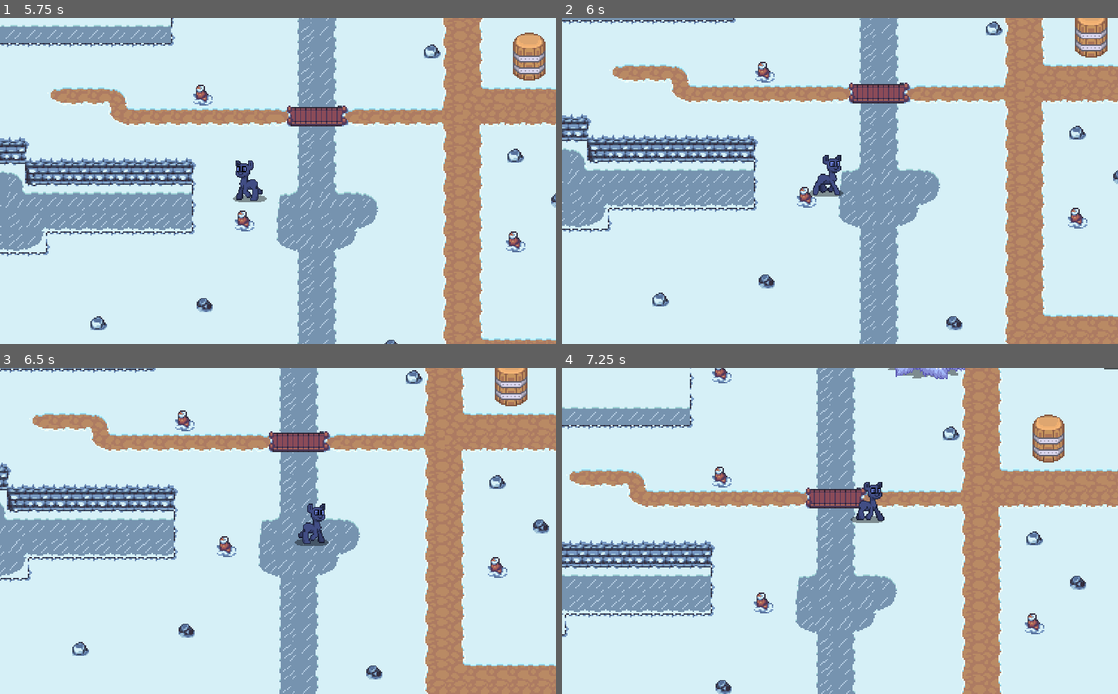
Above: before the commit, frames 1-4 (two rows, left to right).
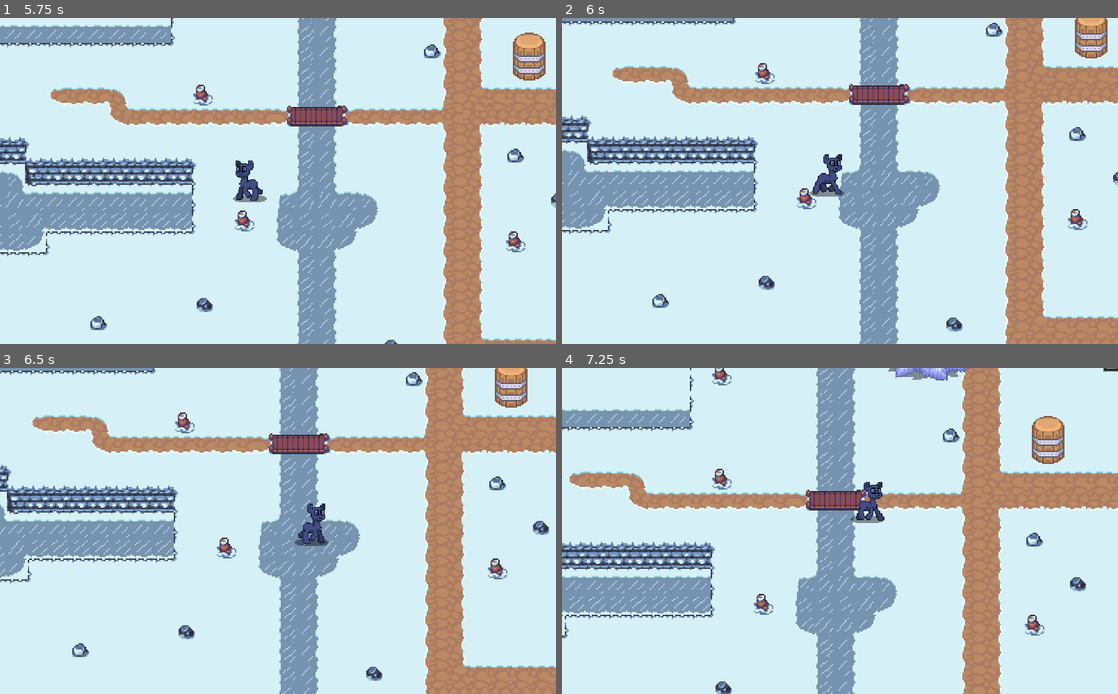
Above: after the commit, the same moments.

Repository: VaJau2/HideNSeek
Game: Godot game, scene res://Scenes/Main.tscn
Two runs of this game, one before a commit and one after it. Both use one fixed random seed, a clock stepped at 60 frames per second and the inputs below.
Inputs:
- Up to frame 1 (5.75 s): tap Enter (ui_accept) at 0.5, 0.77, 1.52, 3.02, 3.77, 4.52 s; hold Right (ui_right) 0.53-1.28 s; hold Down (ui_down) 1.28-2.03 s; hold Right (ui_right) 2.03-2.78 s; hold Up (ui_up) 2.78-3.53 s; hold Left (ui_left) 3.53-5.03 s; hold Down (ui_down) from 5.03 s (still down)
- Up to frame 2 (6 s): release Down (ui_down) at 5.78 s; hold Right (ui_right) from 5.78 s (still down)
- Up to frame 3 (6.5 s): keep holding Right (ui_right); tap Enter (ui_accept) at 6.02 s
- Up to frame 4 (7.25 s): release Right (ui_right) at 6.53 s; hold Up (ui_up) from 6.53 s (still down); tap Enter (ui_accept) at 6.77 s

Frame 1 is identical in both runs. In frame 2, 8.5% of the frame differs, in the area x 0-100%, y 0-100%; in frame 3, 8.6%; in frame 4, 8.7%.

Commit message:
added search characters in air

Diff:
--- a/Assets/Scripts/Characters/Character.gd
+++ b/Assets/Scripts/Characters/Character.gd
@@ -36,6 +36,9 @@
 	"ice": 400
 }
 
+const SEE_IDLE_INCREMENT   = 3
+const SEE_HIDING_INCREMENT = 1
+
 
 func changeAnimation(newAnimation: String) -> void:
 	anim.current_animation = newAnimation
@@ -57,6 +60,12 @@
 		changeAnimation(temp_anim)
 	else:
 		velocity = Vector2(0, 0)
+
+
+func getSeeValueIncrement() -> int:
+	if hiding_in_prop: return -1
+	if is_hiding: return SEE_HIDING_INCREMENT
+	return SEE_IDLE_INCREMENT
 
 
 func _checkIceWalking() -> void:
--- a/Assets/Scripts/Characters/NPC.gd
+++ b/Assets/Scripts/Characters/NPC.gd
@@ -22,6 +22,7 @@
 var waitTime = 0
 
 var targetPlace = null
+var targetPosition = Vector2.ZERO
 var tempCloseDistance = CLOSE_DISTANCE
 
 onready var navigation = get_node("/root/Main/navigation")
@@ -31,8 +32,14 @@
 const SEARCH_CHANCE = 0.7
 const FAIL_SAY_CHANCE = 0.5
 const SEARCHED_PLACES_COUNT = 7
+const NEED_CHECK_VALUE = 0.1
+const CHECK_SEE_TIMER = 0.5
 onready var seekArea = get_node("seekArea")
+onready var raycast = get_node("raycast")
 var searchedPlaceNames = []
+var charactersISee = {} # key = name, values = (character, seeValue)
+var lastSeePoint: Vector2
+var checkLastSeeTimer = 0
 
 #переменные для прячущегося
 const HIDE_CHANCE = 0.8
@@ -51,34 +58,35 @@
 		G.STATE.IDLE:
 			if startDialogueId.length() > 0:
 				dialogue_id = "TestAgain"
-				targetPlace = null
+				targetPosition = Vector2.ZERO
 		G.STATE.SEARCHING:
 			dialogue_id = ""
 			waitTime = G.HIDING_TIME
 			waitState = waitStates.waiting
 			changeAnimation("wait")
-			if !(self in get_parent().characters):
-				get_parent().addCharacter(self)
-
-
-func goTo(object: Node2D, distance = null) -> void:
-	targetPlace = object
-	path = navigation.get_simple_path(global_position, targetPlace.global_position)
-
-	tempCloseDistance = CLOSE_DISTANCE
-	if distance:
-		tempCloseDistance = distance
+			raycast.enabled = true
+
+	#добавляем стартовую позицию для возвращения туда
+	#во время перезапуска
+	if newState != G.STATE.IDLE:
+		if !(self in get_parent().characters):
+			get_parent().addCharacter(self)
+
+
+func goTo(position: Vector2, distance = null) -> void:
+	targetPosition = position
+	path = navigation.get_simple_path(global_position, targetPosition)
+	tempCloseDistance = distance if distance else CLOSE_DISTANCE
 
 
 func _getRandomPoint() -> void:
 	if state == G.STATE.IDLE || is_hiding:
 		return
 
-	if targetPlace == null:
-		var newPlace = null
+	if targetPosition == Vector2.ZERO:
 		var randNum = randi() % G.randomSpots.size()
-		newPlace = G.randomSpots[randNum]
-		goTo(newPlace)
+		targetPlace = G.randomSpots[randNum]
+		goTo(targetPlace.global_position)
 
 
 func setFlipX(flipOn: bool) -> void:
@@ -100,15 +108,14 @@
 func _sayAfterWaiting() -> void:
 	if waitState == waitStates.waiting:
 		showMessage("searching", "start", 2)
+	waitState = waitStates.none
 
 
 func _updateWalking(delta) -> void:
 	if waitTime > 0:
 		waitTime -= delta
-	elif targetPlace != null:
+	elif targetPosition != Vector2.ZERO:
 		_sayAfterWaiting()
-		waitState = waitStates.none
-		var targetPosition = targetPlace.global_position
 		var tempDistance = global_position.distance_to(targetPosition)
 		if tempDistance > tempCloseDistance:
 			is_running = (tempDistance > RUN_DISTANCE)
@@ -122,41 +129,93 @@
 					path.remove(0)
 		else:
 			#когда нпц пришел к точке
+			targetPosition = Vector2.ZERO
 			waitTime = WAIT_TIME
-			if targetPlace is HidingSpot:
-				if state == G.STATE.HIDING:
-					setHide(true)
-					targetPlace.interact(null, self)
-				if state == G.STATE.SEARCHING:
-					waitState = waitStates.searching
-					changeAnimation("use")
-					targetPlace.search(self)
-					waitTime = SEARCH_WAIT_TIME
-			targetPlace = null
-
-
-#TODO: добавить Character'ов
+			if targetPlace:
+				if targetPlace is HidingSpot:
+					if state == G.STATE.HIDING:
+						setHide(true)
+						targetPlace.interact(null, self)
+					if state == G.STATE.SEARCHING:
+						waitState = waitStates.searching
+						changeAnimation("use")
+						targetPlace.search(self)
+						waitTime = SEARCH_WAIT_TIME
+				targetPlace = null
+
+
+#проверяем точку, в которой видели кого-то последний раз
+func _checkLastSeePoint(delta) -> bool:
+	if checkLastSeeTimer > 0:
+		checkLastSeeTimer -= delta
+		targetPlace = null
+		goTo(lastSeePoint)
+	else:
+		lastSeePoint = Vector2.ZERO
+
+	return checkLastSeeTimer > 0
+
+
+#проходим по всем неписям в списке видимых, прибавляем их seeValue
+#если он больше CHECK_SEE_TIMER, "находим" их
+func _checkSeeCharacters(delta) -> void:
+	if charactersISee.size() > 0:
+		for chName in charactersISee:
+			var body = charactersISee[chName].character
+			var increment = body.getSeeValueIncrement() * delta
+			charactersISee[chName].seeValue += increment
+
+			#если стоим с закрытыми глазами, но кто-то ждет рядом
+			#считаем его замеченным, но пока не палим с:
+			if waitState == waitStates.waiting:
+				return
+
+			#идем проверять
+			if charactersISee[chName].seeValue >= NEED_CHECK_VALUE \
+			&& lastSeePoint == Vector2.ZERO:
+				lastSeePoint = body.global_position
+				checkLastSeeTimer = CHECK_SEE_TIMER
+				showMessage("searching", "checkSee", 1)
+
+			#палим
+			if charactersISee[chName].seeValue >= CHECK_SEE_TIMER:
+				sayAfterSearching(true)
+				body.setState(G.STATE.IDLE)
+				setState(G.STATE.IDLE)
+
+
 func _on_seekArea_body_entered(body):
+	if body == self:
+		return
+
 	if state == G.STATE.HIDING:
 		if body is HidingSpot \
 			&& !(targetPlace is HidingSpot) \
 			&& randf() <= HIDE_CHANCE:
-				goTo(body)
+				targetPlace = body
+				goTo(body.global_position)
 
 	if state == G.STATE.SEARCHING:
 		if body is HidingSpot \
 			&& !(targetPlace is HidingSpot) \
 			&& !(body.name in searchedPlaceNames) \
 			&& randf() <= SEARCH_CHANCE:
-				goTo(body)
+				targetPlace = body
+				goTo(body.global_position)
 				searchedPlaceNames.append(body.name)
 				if searchedPlaceNames.size() == SEARCHED_PLACES_COUNT:
 					searchedPlaceNames.clear()
 
-
-#TODO: добавить Character'ов
+	if body is Character:
+		charactersISee[body.name] = {
+			"character": body,
+			"seeValue": 0
+		}
+
+
 func _on_seekArea_body_exited(body):
-	pass
+	if body.name in charactersISee.keys():
+		charactersISee.erase(body.name)
 
 
 func interact(interactArea) -> void:
@@ -182,7 +241,12 @@
 func _process(delta):
 	dir = Vector2(0, 0)
 	is_running = false
-
-	_getRandomPoint()
 	_updateWalking(delta)
 	updateVelocity(delta)
+
+	if state == G.STATE.SEARCHING:
+		_checkSeeCharacters(delta)
+		if _checkLastSeePoint(delta):
+			return
+
+	_getRandomPoint()
--- a/Assets/Scripts/Characters/Player/Player.gd
+++ b/Assets/Scripts/Characters/Player/Player.gd
@@ -15,9 +15,13 @@
 
 func setState(newState):
 	state = newState
-	if newState == G.STATE.HIDING:
-		if !(self in get_parent().characters):
-			get_parent().addCharacter(self)
+	match newState:
+		G.STATE.IDLE:
+			if is_hiding:
+				setHide(false)
+		G.STATE.HIDING:
+			if !(self in get_parent().characters):
+				get_parent().addCharacter(self)
 
 
 func setHide(hide_on: bool) -> void:
--- a/Assets/Scripts/global.gd
+++ b/Assets/Scripts/global.gd
@@ -16,7 +16,7 @@
 var ySort = null
 
 
-func startHiding(NPC: Character):
+func startHiding(searchingNPC: Character):
 	if !poniesInPlaces:
 		while ySort.setBackgroundOn():
 			yield(get_tree().create_timer(0.05), "timeout")
@@ -26,7 +26,7 @@
 
 	player.setState(STATE.HIDING)
 	timer.StartTimer(HIDING_TIME)
-	NPC.setState(STATE.SEARCHING)
+	searchingNPC.setState(STATE.SEARCHING)
 	poniesInPlaces = false
 
 
--- a/Assets/json/phrases_female.json
+++ b/Assets/json/phrases_female.json
@@ -10,7 +10,10 @@
         },
         "found": {
             "0": "Нашла!"
-        }
+        },
+		"checkSee": {
+			"0": "?"
+		}
     },
     "hiding": {
         "start": {
--- a/Assets/json/phrases_male.json
+++ b/Assets/json/phrases_male.json
@@ -10,7 +10,10 @@
         },
         "found": {
             "0": "Нашел!"
-        }
+        },
+		"checkSee": {
+			"0": "?"
+		}
     },
     "hiding": {
         "start": {
--- a/Objects/Characters/Character.tscn
+++ b/Objects/Characters/Character.tscn
@@ -29,8 +29,8 @@
 [ext_resource path="res://Assets/Audio/Steps/ice/run1.wav" type="AudioStream" id=27]
 
 [sub_resource type="CapsuleShape2D" id=1]
-radius = 4.66425
-height = 13.788
+radius = 6.39204
+height = 13.0941
 
 [sub_resource type="Animation" id=2]
 resource_name = "hide"
--- a/Objects/Characters/NPC.tscn
+++ b/Objects/Characters/NPC.tscn
@@ -1,10 +1,31 @@
-[gd_scene load_steps=4 format=2]
+[gd_scene load_steps=25 format=2]
 
 [ext_resource path="res://Objects/Characters/Character.tscn" type="PackedScene" id=1]
 [ext_resource path="res://Assets/Scripts/Characters/NPC.gd" type="Script" id=2]
+[ext_resource path="res://Assets/Audio/Steps/wood/walk2.wav" type="AudioStream" id=3]
+[ext_resource path="res://Assets/Audio/Steps/ice/run2.wav" type="AudioStream" id=4]
+[ext_resource path="res://Assets/Audio/Steps/dirt/walk1.wav" type="AudioStream" id=5]
+[ext_resource path="res://Assets/Audio/Steps/dirt/walk3.wav" type="AudioStream" id=6]
+[ext_resource path="res://Assets/Audio/Steps/ice/run1.wav" type="AudioStream" id=7]
+[ext_resource path="res://Assets/Audio/Steps/snow/walk1.wav" type="AudioStream" id=8]
+[ext_resource path="res://Assets/Audio/Steps/snow/walk2.wav" type="AudioStream" id=9]
+[ext_resource path="res://Assets/Audio/Steps/dirt/run2.wav" type="AudioStream" id=10]
+[ext_resource path="res://Assets/Audio/Steps/snow/run3.wav" type="AudioStream" id=11]
+[ext_resource path="res://Assets/Audio/Steps/snow/walk3.wav" type="AudioStream" id=12]
+[ext_resource path="res://Assets/Audio/Steps/snow/run1.wav" type="AudioStream" id=13]
+[ext_resource path="res://Assets/Audio/Steps/dirt/run3.wav" type="AudioStream" id=14]
+[ext_resource path="res://Assets/Audio/Steps/ice/walk1.wav" type="AudioStream" id=15]
+[ext_resource path="res://Assets/Audio/Steps/ice/walk3.wav" type="AudioStream" id=16]
+[ext_resource path="res://Assets/Audio/Steps/ice/walk2.wav" type="AudioStream" id=17]
+[ext_resource path="res://Assets/Audio/Steps/wood/walk3.wav" type="AudioStream" id=18]
+[ext_resource path="res://Assets/Audio/Steps/dirt/walk2.wav" type="AudioStream" id=19]
+[ext_resource path="res://Assets/Audio/Steps/ice/run3.wav" type="AudioStream" id=20]
+[ext_resource path="res://Assets/Audio/Steps/snow/run2.wav" type="AudioStream" id=21]
+[ext_resource path="res://Assets/Audio/Steps/dirt/run1.wav" type="AudioStream" id=22]
+[ext_resource path="res://Assets/Audio/Steps/wood/walk1.wav" type="AudioStream" id=23]
 
 [sub_resource type="RectangleShape2D" id=1]
-extents = Vector2( 179.997, 90.8155 )
+extents = Vector2( 185.375, 87.8089 )
 
 [node name="NPC" instance=ExtResource( 1 )]
 script = ExtResource( 2 )
@@ -13,11 +34,30 @@
 modulate = Color( 0.254902, 0.619608, 0.192157, 1 )
 frame = 1
 
+[node name="audi" parent="." index="3"]
+stepsArray = {
+"dirt": [ ExtResource( 5 ), ExtResource( 19 ), ExtResource( 6 ) ],
+"ice": [ ExtResource( 15 ), ExtResource( 17 ), ExtResource( 16 ) ],
+"snow": [ ExtResource( 8 ), ExtResource( 9 ), ExtResource( 12 ) ],
+"wood": [ ExtResource( 23 ), ExtResource( 3 ), ExtResource( 18 ) ]
+}
+stepsRunArray = {
+"dirt": [ ExtResource( 22 ), ExtResource( 10 ), ExtResource( 14 ) ],
+"ice": [ ExtResource( 7 ), ExtResource( 4 ), ExtResource( 20 ) ],
+"snow": [ ExtResource( 13 ), ExtResource( 21 ), ExtResource( 11 ) ],
+"wood": [ ExtResource( 23 ), ExtResource( 3 ), ExtResource( 18 ) ]
+}
+
 [node name="seekArea" type="Area2D" parent="." index="7"]
 visible = false
 position = Vector2( 80, 0 )
+input_pickable = false
+monitorable = false
 
 [node name="shape" type="CollisionShape2D" parent="seekArea" index="0"]
 shape = SubResource( 1 )
+
+[node name="raycast" type="RayCast2D" parent="." index="8"]
+cast_to = Vector2( 0, 10 )
 [connection signal="body_entered" from="seekArea" to="." method="_on_seekArea_body_entered"]
 [connection signal="body_exited" from="seekArea" to="." method="_on_seekArea_body_exited"]
--- a/Objects/Characters/Player.tscn
+++ b/Objects/Characters/Player.tscn
@@ -25,12 +25,12 @@
 [ext_resource path="res://Assets/Audio/Steps/dirt/run1.wav" type="AudioStream" id=23]
 [ext_resource path="res://Assets/Audio/Steps/snow/run1.wav" type="AudioStream" id=24]
 
-
 [sub_resource type="RectangleShape2D" id=1]
 extents = Vector2( 43.9174, 34.1863 )
 
 [node name="Player" instance=ExtResource( 1 )]
 modulate = Color( 0.423529, 0.501961, 0.862745, 1 )
+input_pickable = true
 script = ExtResource( 2 )
 
 [node name="Camera" type="Camera2D" parent="." index="3"]
@@ -59,6 +59,7 @@
 }
 
 [node name="interactArea" type="Area2D" parent="." index="5"]
+visible = false
 monitorable = false
 script = ExtResource( 3 )
 
